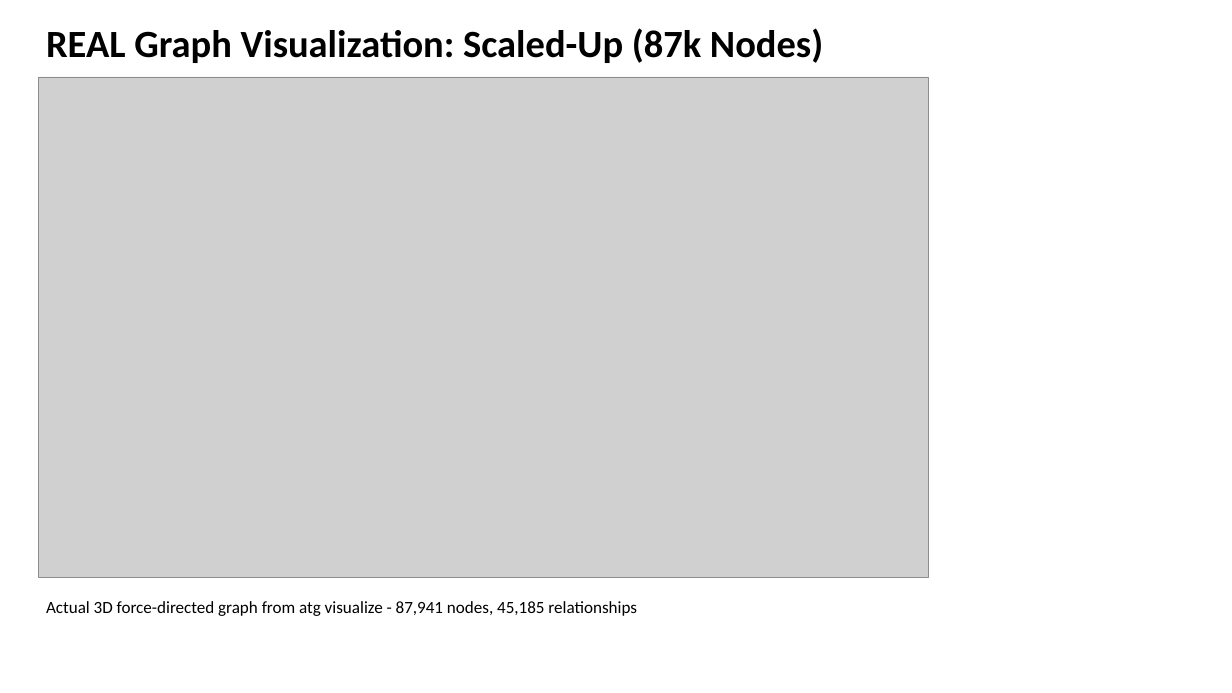
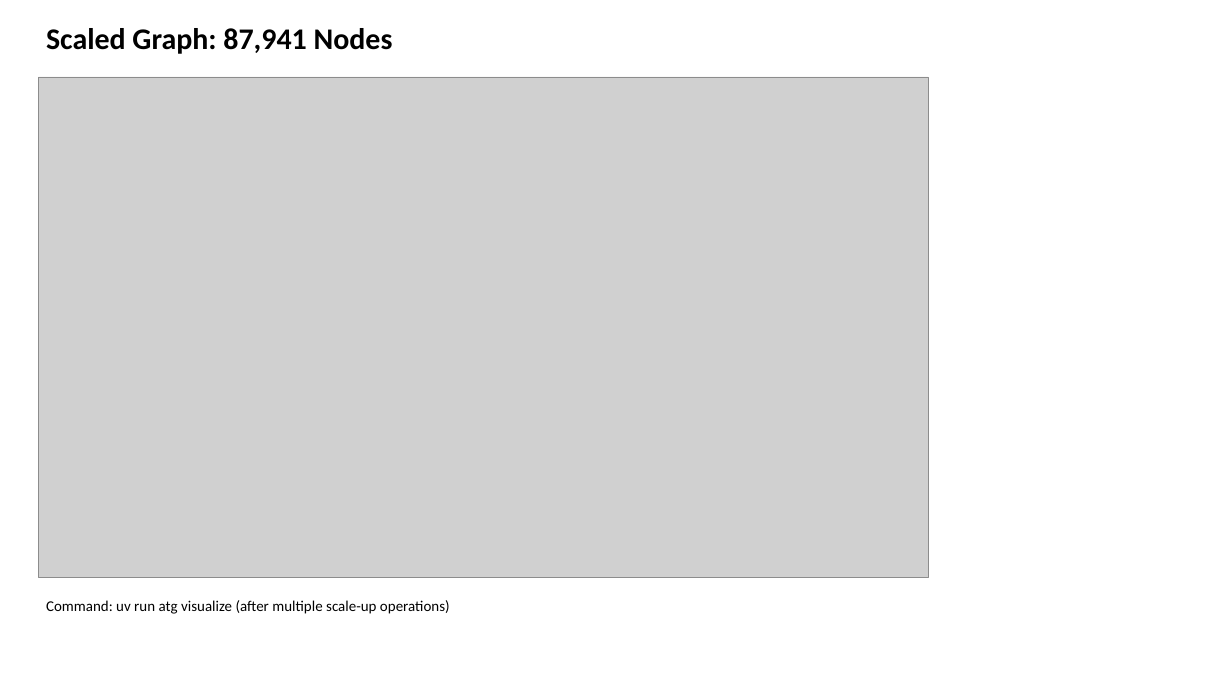
Before and after one commit to rysweet/azure-tenant-grapher, a slide deck: slide 8 of Scale_Operations_Implementation.pptx (slide 27 before the commit). Drawn at 1232x693 pixels with LibreOffice and Linux fonts; fonts in the diff are those of the drawing; grey boxes stand for pictures. Boxes give left, top, right and bottom in pixels: in the first picture for what was removed or moved away, otherwise in the second. Text is boxed around its words. In the diff, an @@ line names an element or a change of style, - is before the commit and + after.

```diff
--- a/Scale_Operations_Implementation.pptx
+++ b/Scale_Operations_Implementation.pptx
@@ text at <box>46,28,393,54</box>: text changed; size 36 to 28 pt @@
-REAL Graph Visualization: Scaled-Up (87k Nodes)
+Scaled Graph: 87,941 Nodes
@@ text at <box>46,600,450,614</box>: text changed; size 16 to 14 pt @@
-Actual 3D force-directed graph from atg visualize - 87,941 nodes, 45,185 relationships
+Command: uv run atg visualize (after multiple scale-up operations)
```
Also in this commit, not shown: 6 other slides changed, 3 slides added, 22 slides removed.
